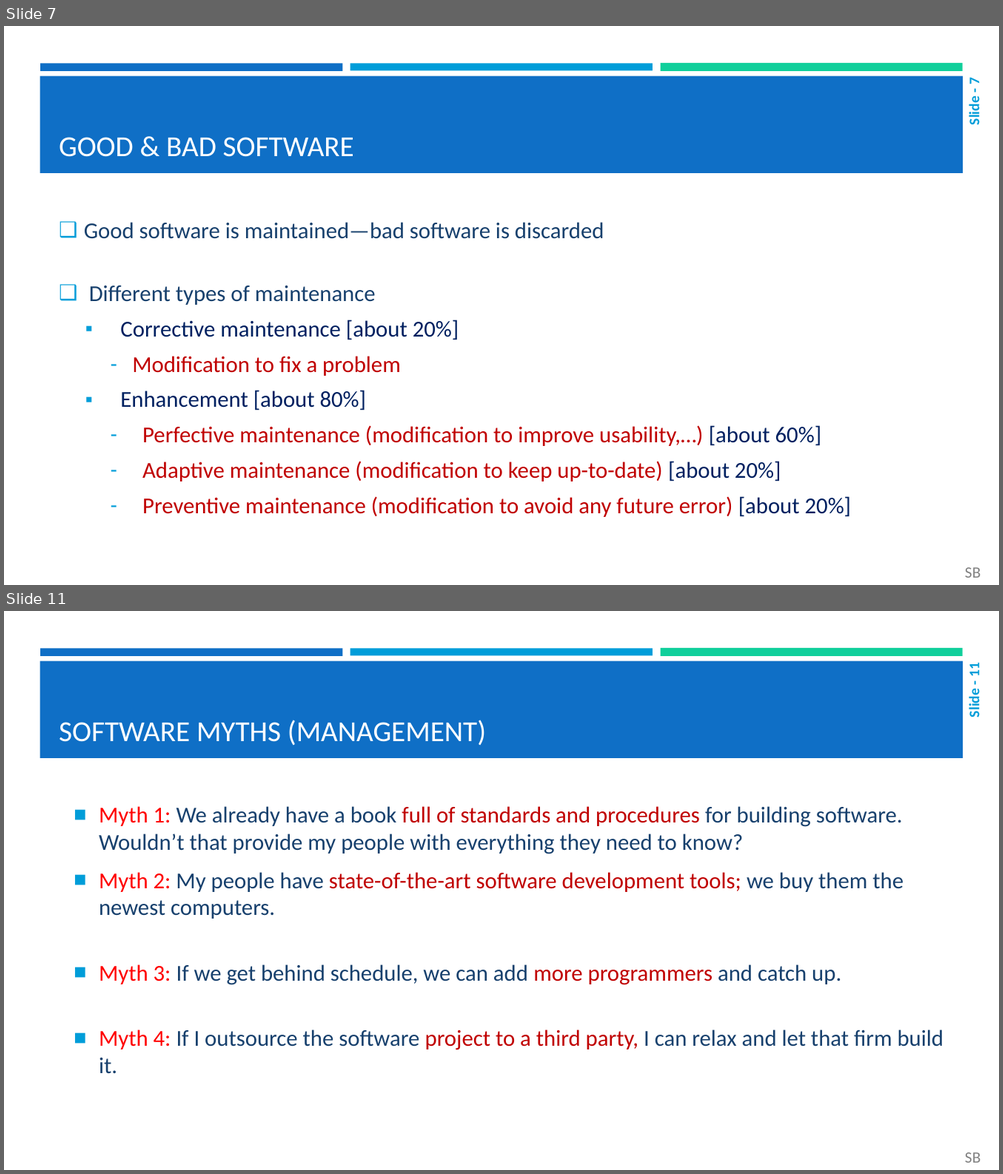
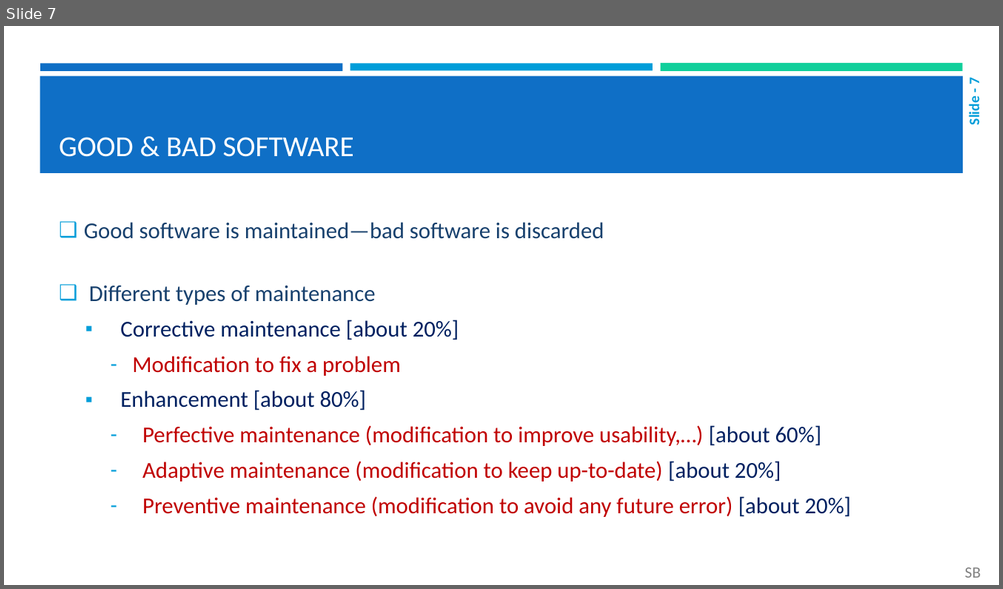
Before and after one commit to borshon56/LabTask1, a slide deck: SE - L01 - Software and Software Engineering_updated.pptx. Shown one above the other, each under a label of ours: slides 7 and 11 before the commit, slide 7 after it; the slides between them are not shown. The pictures are 1003x1174 and 1003x589 pixels, drawn with LibreOffice and Linux fonts; fonts in the diff are those of the drawing. Boxes give left, top, right and bottom in pixels: in the first picture for what was removed or moved away, otherwise in the second. Text is boxed around its words. In the diff, an @@ line names an element or a change of style, - is before the commit and + after.

```diff
--- a/SE - L01 - Software and Software Engineering_updated.pptx
+++ b/SE - L01 - Software and Software Engineering_updated.pptx
@@ slide 11 removed at (x1=4, y1=611, x2=999, y2=1170), background #FFFFFF; not listed: 4 template elements that a slide beside it also shows @@
@@ text removed at (x1=965, y1=664, x2=983, y2=717) @@
-Slide - 11
@@ title removed at (x1=59, y1=720, x2=486, y2=745) @@
-SOFTWARE MYTHS (MANAGEMENT)
@@ text removed at (x1=99, y1=806, x2=944, y2=1074) @@
-■ Myth 1: We already have a book full of standards and procedures for building software. Wouldn’t that provide my people with everything they need to know?
-■ Myth 2: My people have state-of-the-art software development tools; we buy them the newest computers.
-■ Myth 3: If we get behind schedule, we can add more programmers and catch up.
-■ Myth 4: If I outsource the software project to a third party, I can relax and let that firm build it.
@@ text removed at (x1=965, y1=1153, x2=980, y2=1163) @@
-SB
```
Also in this commit, not shown: 1 slide changed, 7 other slides removed.
